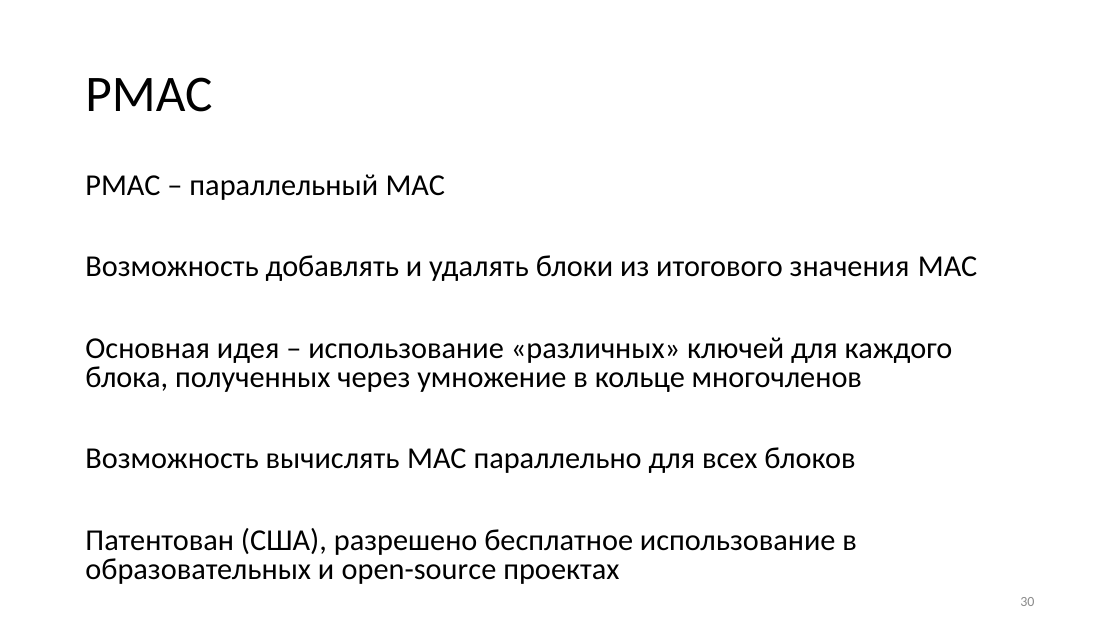
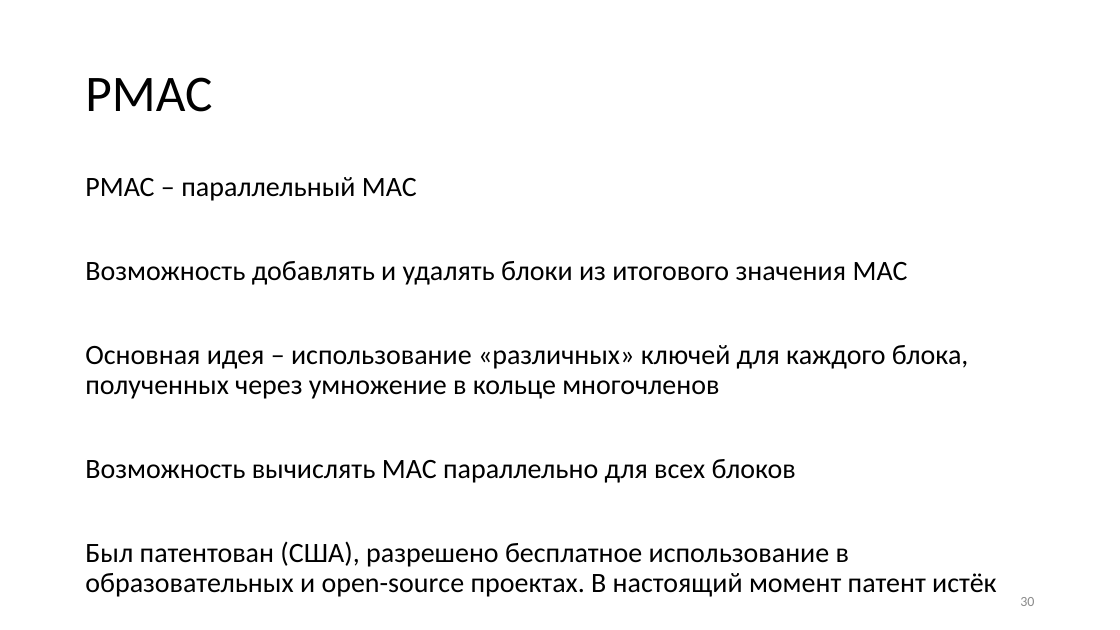
Before and after one commit to GeorgyFirsov-s-forks/CryptoLectures, a slide deck: slide 30 of Lectures/Lecture10.pptx. Drawn at 1120x630 pixels with LibreOffice and Linux fonts; fonts in the diff are those of the drawing. Boxes give left, top, right and bottom in pixels: in the first picture for what was removed or moved away, otherwise in the second. Text is boxed around its words. In the diff, an @@ line names an element or a change of style, - is before the commit and + after.

```diff
--- a/Lectures/Lecture10.pptx
+++ b/Lectures/Lecture10.pptx
@@ text at box(85, 177, 968, 483): size 26 to 24.1 pt in "PMAC – параллельный MAC", "Возможность добавлять и удалять блоки из итогового ...", "Основная идея – использование «различных» ключей для ...", "Возможность вычислять MAC параллельно для всех блоков"; line spacing 0.8 to 0.9 @@
@@ text at box(85, 541, 996, 597): text changed; size 26 to 24.1 pt @@
-Патентован (США), разрешено бесплатное использование в образовательных и open-sourсe проектах
+Был патентован (США), разрешено бесплатное использование в образовательных и open-sourсe проектах. В настоящий момент патент истёк
```
Also in this commit, not shown: 5 other slides changed, 1 slide added, 1 other file.
